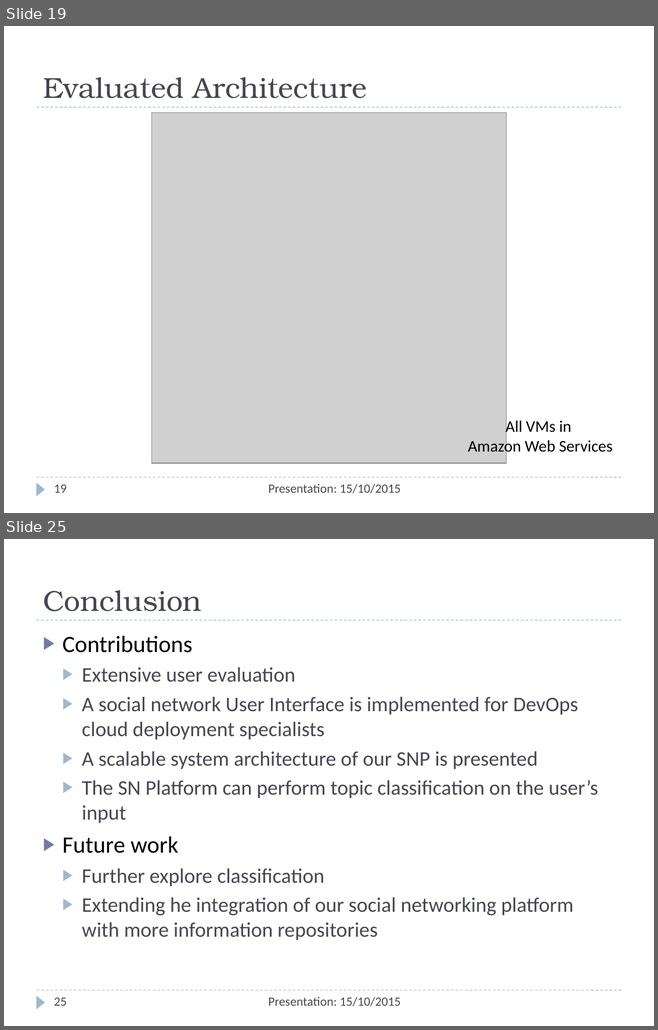
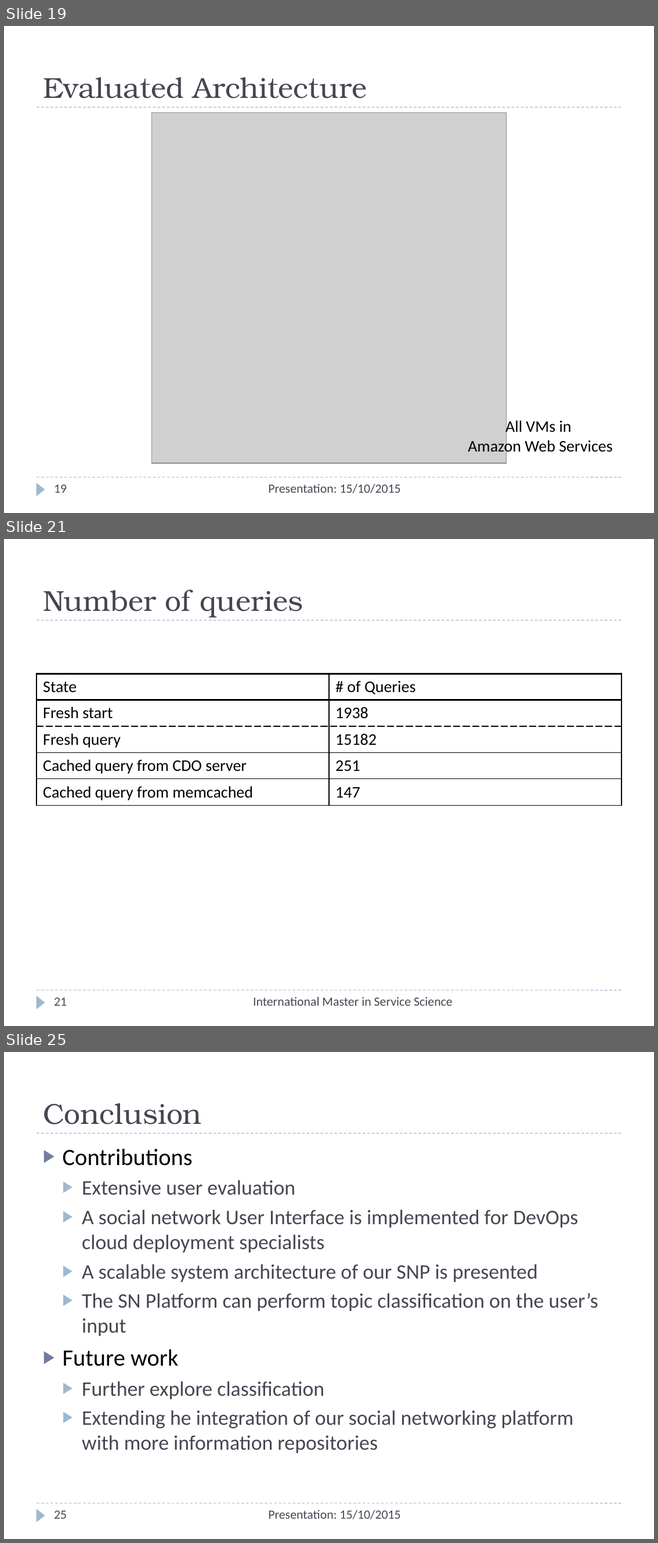
Before and after one commit to Christos-Papoulas/master_thesis, a slide deck: presentation/presentation.pptx. Shown one above the other, each under a label of ours: slides 19 and 25 before the commit, slides 19, 21 and 25 after it; the slides between them are not shown. The pictures are 658x1030 and 658x1543 pixels, drawn with LibreOffice and Linux fonts; fonts in the diff are those of the drawing; grey boxes stand for pictures. Boxes give left, top, right and bottom in pixels: in the first picture for what was removed or moved away, otherwise in the second. Text is boxed around its words. In the diff, an @@ line names an element or a change of style, - is before the commit and + after.

```diff
--- a/presentation/presentation.pptx
+++ b/presentation/presentation.pptx
@@ slide 21 added at (x1=4, y1=539, x2=654, y2=1026), background #FFFFFF; not listed: 3 template elements that a slide beside it also shows @@
@@ title added at (x1=43, y1=589, x2=303, y2=618), 32 pt, text #464653 @@
+Number of queries
@@ table added at (x1=36, y1=674, x2=621, y2=805), 5 rows, 2 columns @@
+State | # of Queries
+Fresh start | 1938
+Fresh query | 15182
+Cached query from CDO server | 251
+Cached query from memcached | 147
@@ page number added at (x1=54, y1=998, x2=67, y2=1006), 14 pt, text #464653 @@
+21
@@ text added at (x1=253, y1=997, x2=452, y2=1006), 14 pt, text #464653 @@
+International Master in Service Science
```
Also in this commit, not shown: 9 slides changed, 1 other slide added, 2 other files.
